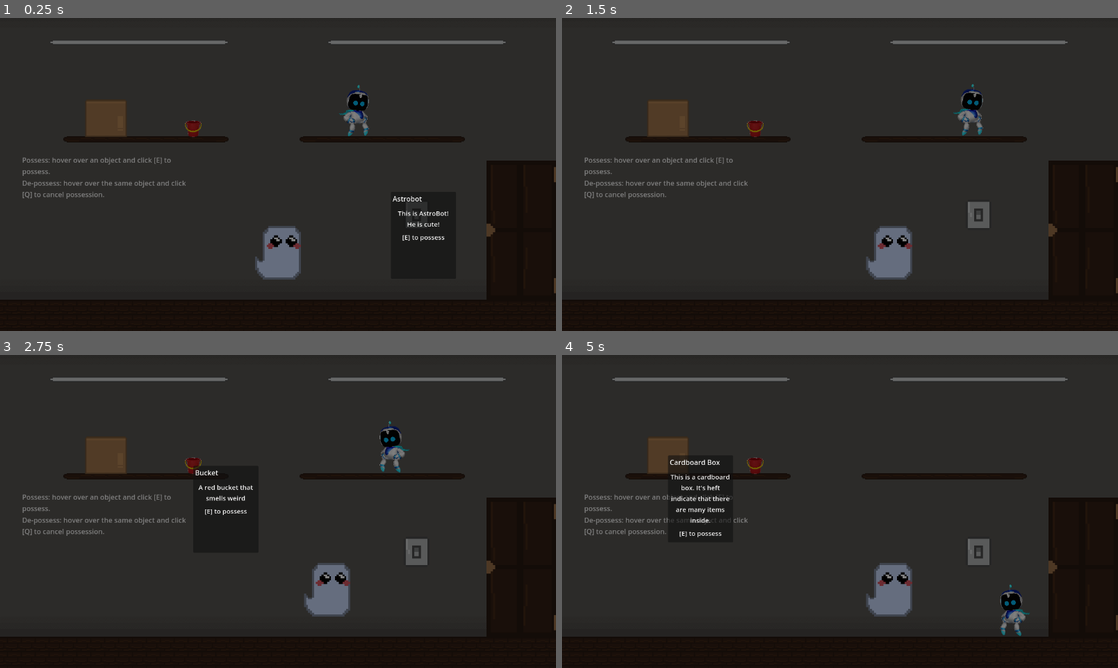
Above: before the commit, frames 1-4 (two rows, left to right).
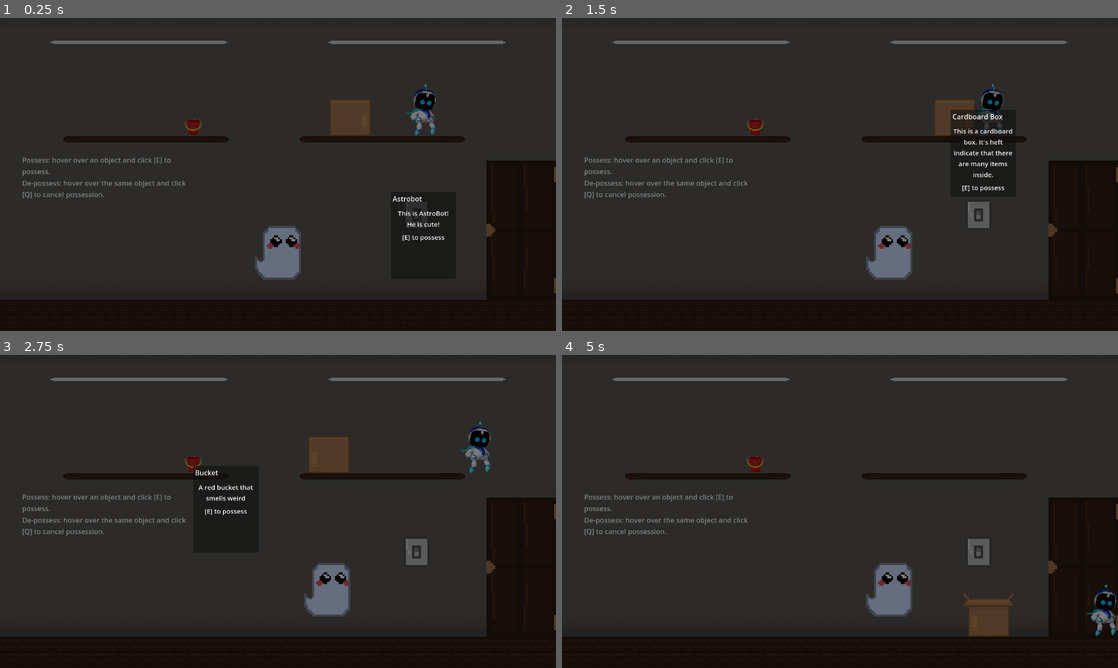
Above: after the commit, the same moments.

Repository: SilentPrincess108/jumpstart_game
Game: Godot game, scene res://scenes/level.tscn
The game is run twice, just before and just after one commit, with the same random seed, the same clock (stepped at 60 frames per second) and the same inputs. This scene is started directly instead of the project's main scene.
Inputs (mouse positions are in pixels of both pictures, inside the frame that each line leads up to):
- Up to frame 1 (0.25 s): no input
- Up to frame 2 (1.5 s): tap E (Possess) at 0.5, 0.8, 1.25, 1.35 s; move the mouse to (917, 111) at 0.52 s; hold O (Open, bound only before the commit) 0.53-1.28 s; hold D (right) from 0.53 s (still down); tap W (up) at 0.77 s; move the mouse to (951, 108) at 1.27 s
- Up to frame 3 (2.75 s): tap W (up) at 1.52 s; tap O (Open, bound only before the commit) at 1.55 s; tap E (Possess) at 2, 2.3 s; move the mouse to (194, 464) at 2.02 s; release D (right) at 2.03 s; hold A (left) from 2.03 s (still down); tap Q (De-possess) at 2.1 s
- Up to frame 4 (5 s): tap E (Possess) at 2.75, 3.5, 3.6, 4.25 s; release A (left) at 2.78 s; hold D (right) 2.78-4.28 s; tap O (Open, bound only before the commit) at 2.85, 4.35 s; tap W (up) at 3.02, 3.77, 4.52 s; move the mouse to (979, 552) at 3.52 s; move the mouse to (667, 455) at 4.27 s; hold A (left) from 4.28 s (still down)

The runs differ from the first frame. In frame 1, 2.2% of the frame differs, in the area x 15-79%, y 21-38%; in frame 2, 2.3%; in frame 3, 2.5%; in frame 4, 2.7%, in the area x 15-100%, y 26-90%.

Commit message:
Fixed push mechanic!
YESSS THE PUSHING WORKDSSS

Diff:
--- a/project.godot
+++ b/project.godot
@@ -70,11 +70,6 @@
 "events": [Object(InputEventKey,"resource_local_to_scene":false,"resource_name":"","device":-1,"window_id":0,"alt_press …(192 unchanged characters)…
 ]
 }
-Open={
-"deadzone": 0.2,
-"events": [Object(InputEventKey,"resource_local_to_scene":false,"resource_name":"","device":-1,"window_id":0,"alt_pressed":false,"shift_pressed":false,"ctrl_pressed":false,"meta_pressed":false,"pressed":false,"keycode":0,"physical_keycode":79,"key_label":0,"unicode":111,"location":0,"echo":false,"script":null)
-]
-}
 
 [layer_names]
 
--- a/scenes/level.tscn
+++ b/scenes/level.tscn
@@ -112,10 +112,14 @@
 scale = Vector2(5, 5)
 
 [node name="bot" parent="Items" instance=ExtResource("3_w8frs")]
-position = Vector2(177, -147)
+position = Vector2(331, -145)
 
 [node name="bucket" parent="Items" instance=ExtResource("2_mx8sn")]
 position = Vector2(-183, -115)
+
+[node name="cardboard_box" parent="Items" instance=ExtResource("8_b121j")]
+position = Vector2(166, -131)
+scale = Vector2(3, 3)
 
 [node name="lightswitch" parent="Items" instance=ExtResource("4_2r41h")]
 position = Vector2(319, 93)
@@ -127,7 +131,3 @@
 
 [node name="Camera2D" type="Camera2D" parent="."]
 position_smoothing_enabled = true
-
-[node name="cardboard_box" parent="." instance=ExtResource("8_b121j")]
-position = Vector2(-396, -134)
-scale = Vector2(3, 3)
--- a/scripts/cardboard_box.gd
+++ b/scripts/cardboard_box.gd
@@ -7,6 +7,20 @@
 	hover_area.mouse_entered.connect(_on_mouse_entered)
 	hover_area.mouse_exited.connect(_on_mouse_exited)
 	sprite.texture = closed
+
+func _physics_process(delta: float) -> void:
+	if not is_on_floor(): #fix here
+		velocity.y += gravity * delta
+	if possessed:
+		get_input(Input, delta)
+	if ray_cast.is_colliding() and PossessionManager.selected_object == self:
+		var collider = ray_cast.get_collider()
+		if collider is CharacterBody2D:
+			push_object(collider, delta)
+	if self.position.y > 200:
+		sprite.texture = open
+
+	move_and_slide()
 
 func get_input(event, delta):
 	#Check for movement
@@ -18,7 +32,5 @@
 		position.x += (SPEED * delta) - mass
 		sprite.flip_h = false
 		ray_cast.target_position = raycast_init
-	if event.is_action_pressed("Open"):
-		sprite.texture = open
 
 	move_and_slide()
--- a/scripts/item.gd
+++ b/scripts/item.gd
@@ -31,6 +31,11 @@
 			velocity.y += gravity * delta
 	if possessed:
 		get_input(Input, delta)
+	if ray_cast.is_colliding() and PossessionManager.selected_object == self:
+		var collider = ray_cast.get_collider()
+		if collider is CharacterBody2D:
+			push_object(collider, delta)
+	move_and_slide()
 
 
 func _on_mouse_entered() -> void:
@@ -51,12 +56,6 @@
 		position.x += (SPEED * delta) - mass
 		sprite.flip_h = false
 		ray_cast.target_position = raycast_init
-	move_and_slide()
-
-	if ray_cast.is_colliding():
-		var collider = ray_cast.get_collider()
-		if collider is CharacterBody2D:
-			push_object(collider, delta)
 
 func push_object(target, delta):
 	var dir = (target.position - position).normalized()
--- a/scripts/lightswitch.gd
+++ b/scripts/lightswitch.gd
@@ -15,6 +15,10 @@
 	point_light.enabled = false
 	point_light2.enabled = false
 
+func _physics_process(delta: float) -> void:
+	if possessed:
+		get_input(Input, delta)
+
 func get_input(event, delta):
 	#Check for key presses
 	if event.is_action_pressed("up"):
